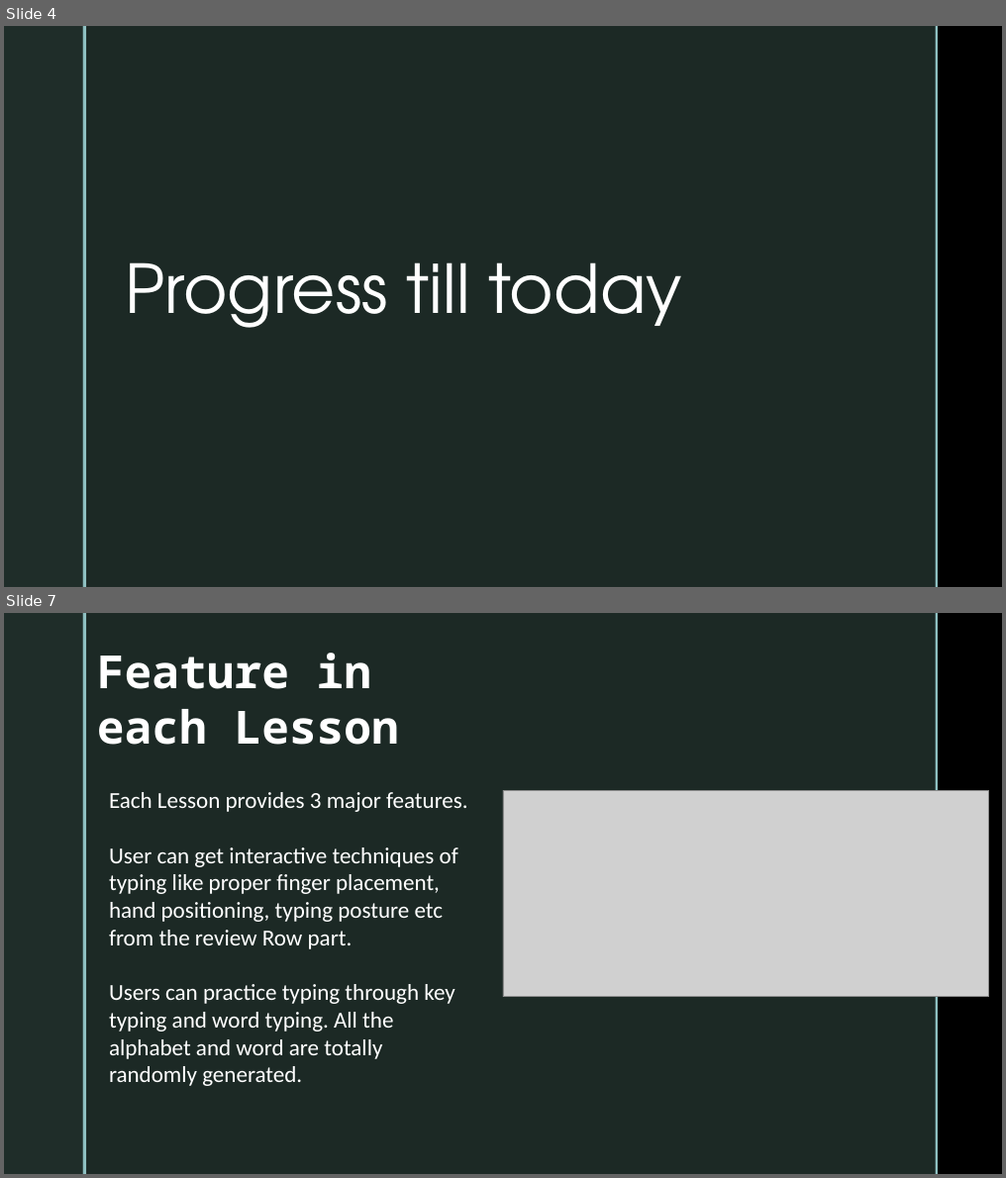
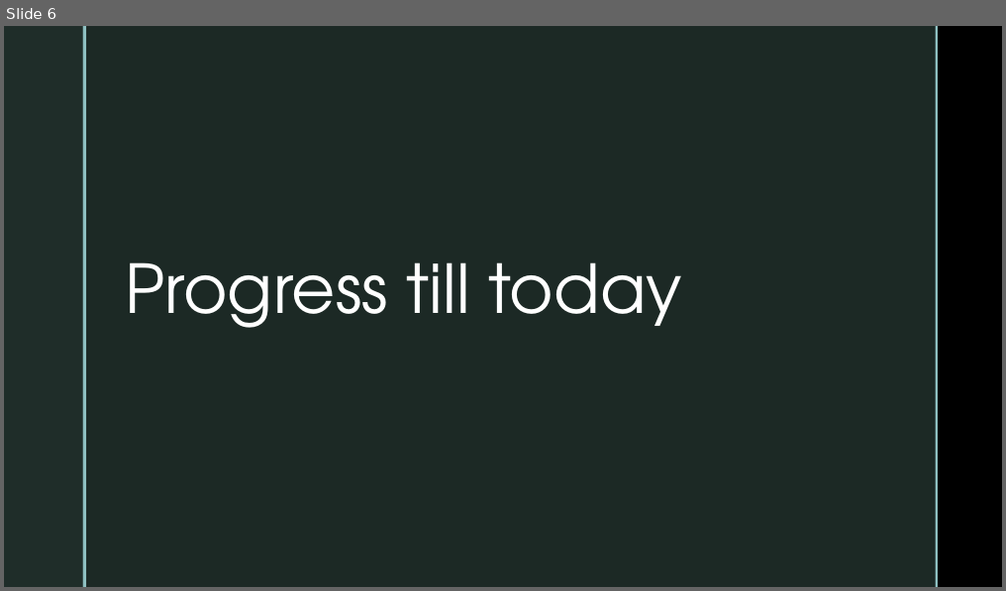
Before and after one commit to CodeWithIsmail/SPL-1, a slide deck: Mid Presentation.pptx. Shown one above the other, each under a label of ours: slides 4 and 7 before the commit, slide 6 after it; the slides between them are not shown. The pictures are 1006x1178 and 1006x591 pixels, drawn with LibreOffice and Linux fonts; fonts in the diff are those of the drawing; grey boxes stand for pictures; background and template pictures are left out. Boxes give left, top, right and bottom in pixels: in the first picture for what was removed or moved away, otherwise in the second. Text is boxed around its words. In the diff, an @@ line names an element or a change of style, - is before the commit and + after.

Commit message:
final update on Common word Practice

```diff
--- a/Mid Presentation.pptx
+++ b/Mid Presentation.pptx
@@ slide 7 removed at (4,613,1002,1174), background picture (left out); not listed: 4 template elements that a slide beside it also shows @@
@@ text removed at (97,653,399,745) @@
-Feature in each Lesson
@@ picture removed at (503,790,989,997) @@
@@ text removed at (109,792,468,1086) @@
-Each Lesson provides 3 major features.
-User can get interactive techniques of typing like proper finger placement, hand positioning, typing posture etc from the review Row part.
-Users can practice typing through key typing and word typing. All the alphabet and word are totally randomly generated.
@@ what was slide 4 is now slide 6 @@
```
Also in this commit, not shown: 7 slides changed, 10 slides added, 1 other file.
